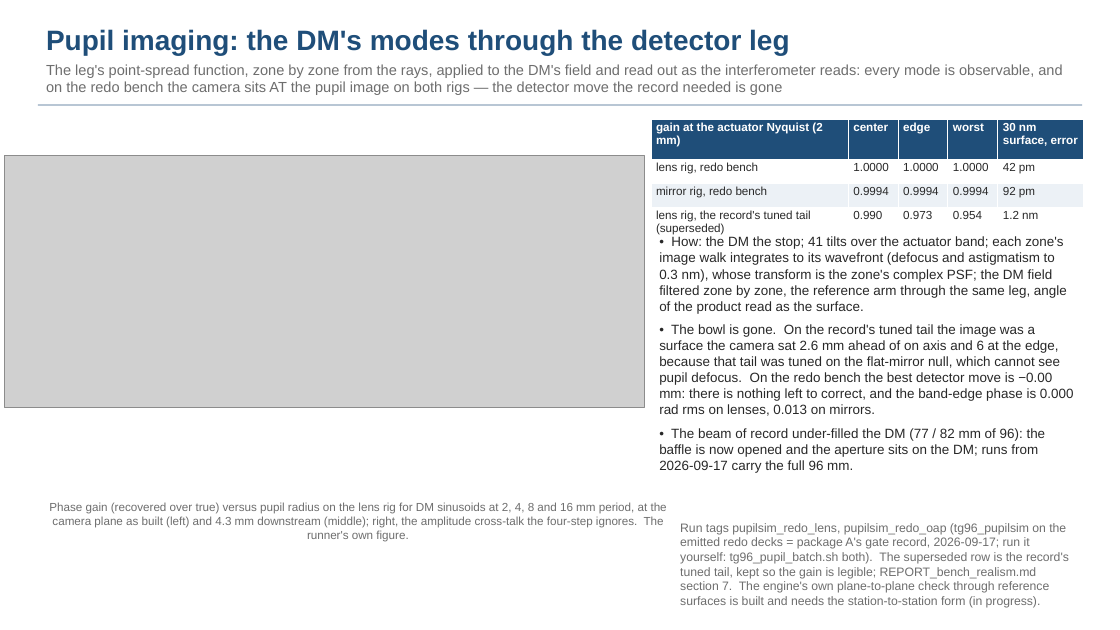
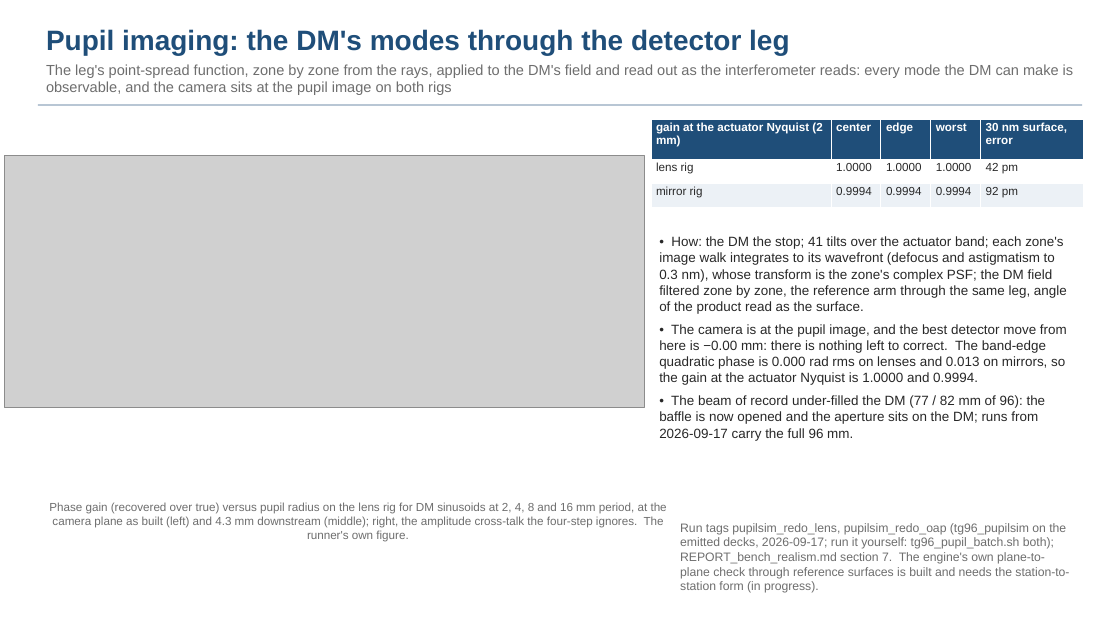
Before and after one commit to nasa-jpl/macos, a slide deck: slide 16 of demo_session/deck_gauges.pptx (slide 15 before the commit). Drawn at 1120x630 pixels with LibreOffice and Linux fonts; fonts in the diff are those of the drawing; grey boxes stand for pictures. Boxes give left, top, right and bottom in pixels: in the first picture for what was removed or moved away, otherwise in the second. Text is boxed around its words. In the diff, an @@ line names an element or a change of style, - is before the commit and + after.

```diff
--- a/demo_session/deck_gauges.pptx
+++ b/demo_session/deck_gauges.pptx
@@ text at box(46, 64, 1074, 95): text changed @@
-The leg's point-spread function, zone by zone from the rays, applied to the DM's field and read out as the interferometer reads: every mode is observable, and on the redo bench the camera sits AT the pupil image on both rigs — the detector move the record needed is gone
+The leg's point-spread function, zone by zone from the rays, applied to the DM's field and read out as the interferometer reads: every mode the DM can make is observable, and the camera sits at the pupil image on both rigs
@@ table at box(651, 119, 1083, 208) @@
-row 2: lens rig, redo bench | 1.0000 | 1.0000 | 1.0000 | 42 pm
-row 3: mirror rig, redo bench | 0.9994 | 0.9994 | 0.9994 | 92 pm
-row 4: lens rig, the record's tuned tail (superseded) | 0.990 | 0.973 | 0.954 | 1.2 nm
+row 2: lens rig | 1.0000 | 1.0000 | 1.0000 | 42 pm
+row 3: mirror rig | 0.9994 | 0.9994 | 0.9994 | 92 pm
@@ text at box(659, 324, 1067, 385): text changed @@
-• The bowl is gone. On the record's tuned tail the image was a surface the camera sat 2.6 mm ahead of on axis and 6 at the edge, because that tail was tuned on the flat-mirror null, which cannot see pupil defocus. On the redo bench the best detector move is −0.00 mm: there is nothing left to correct, and the band-edge phase is 0.000 rad rms on lenses, 0.013 on mirrors.
+• The camera is at the pupil image, and the best detector move from here is −0.00 mm: there is nothing left to correct. The band-edge quadratic phase is 0.000 rad rms on lenses and 0.013 on mirrors, so the gain at the actuator Nyquist is 1.0000 and 0.9994.
@@ text at box(680, 523, 1069, 593): text changed @@
-Run tags pupilsim_redo_lens, pupilsim_redo_oap (tg96_pupilsim on the emitted redo decks = package A's gate record, 2026-09-17; run it yourself: tg96_pupil_batch.sh both). The superseded row is the record's tuned tail, kept so the gain is legible; REPORT_bench_realism.md section 7. The engine's own plane-to-plane check through reference surfaces is built and needs the station-to-station form (in progress).
+Run tags pupilsim_redo_lens, pupilsim_redo_oap (tg96_pupilsim on the emitted decks, 2026-09-17; run it yourself: tg96_pupil_batch.sh both); REPORT_bench_realism.md section 7. The engine's own plane-to-plane check through reference surfaces is built and needs the station-to-station form (in progress).
```
Also in this commit, not shown: 2 other slides changed, 1 slide added, 1 other file.
